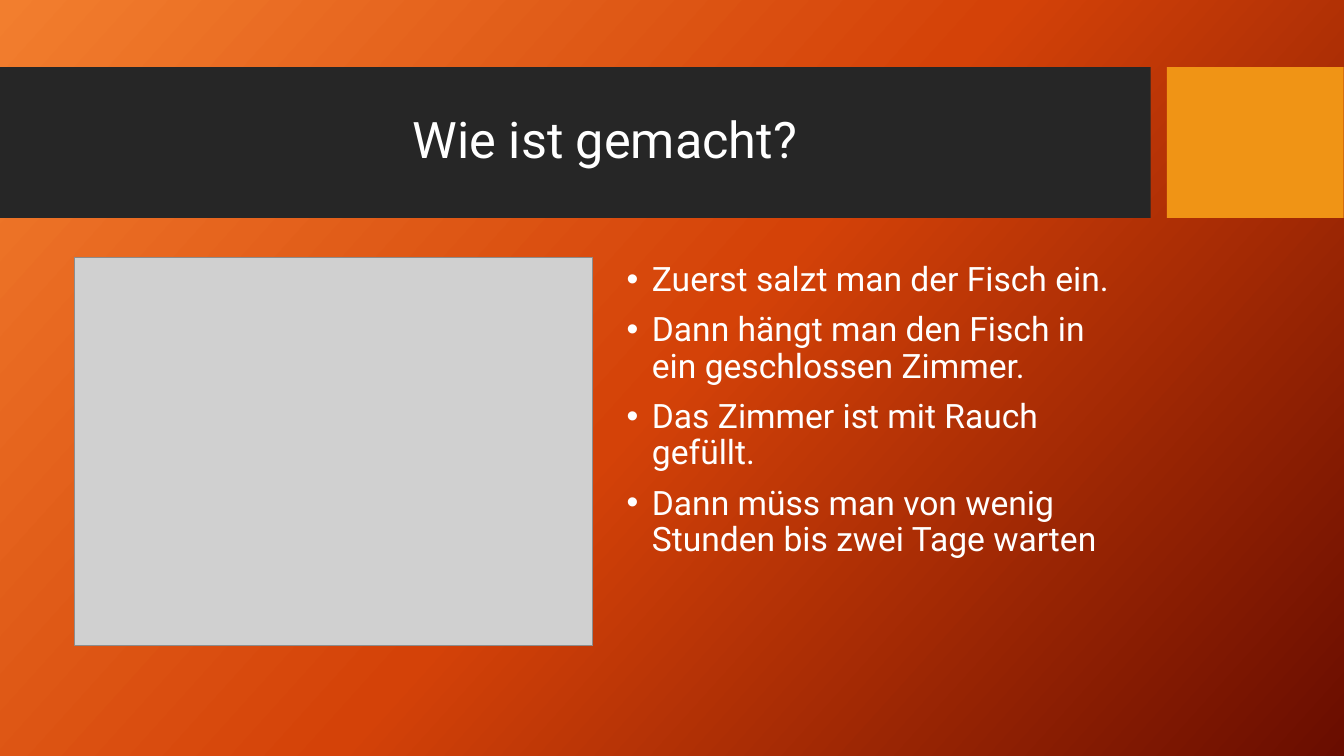
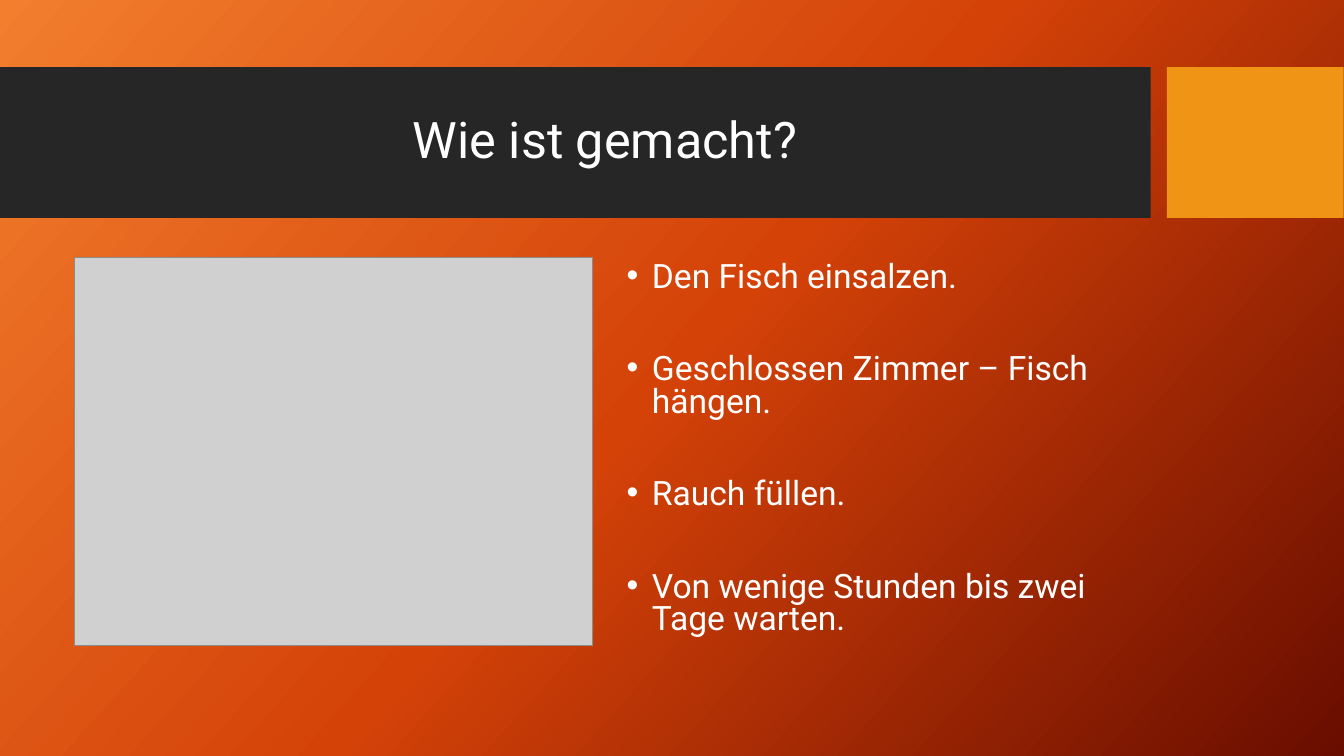
Before and after one commit to ClarkGuilty/2017, a slide deck: slide 4 of otrasMaterias/Präsentation.pptx (slide 5 before the commit). Drawn at 1344x756 pixels with LibreOffice and Linux fonts; fonts in the diff are those of the drawing; grey boxes stand for pictures; background and template pictures are left out. Boxes give left, top, right and bottom in pixels: in the first picture for what was removed or moved away, otherwise in the second. Text is boxed around its words. In the diff, an @@ line names an element or a change of style, - is before the commit and + after.

```diff
--- a/otrasMaterias/Präsentation.pptx
+++ b/otrasMaterias/Präsentation.pptx
@@ text at bbox=[652, 262, 1088, 637]: text changed @@
-• Zuerst salzt man der Fisch ein.
-• Dann hängt man den Fisch in ein geschlossen Zimmer.
-• Das Zimmer ist mit Rauch gefüllt.
-• Dann müss man von wenig Stunden bis zwei Tage warten
+• Den Fisch einsalzen.
+• Geschlossen Zimmer – Fisch hängen.
+• Rauch füllen.
+• Von wenige Stunden bis zwei Tage warten.
```
Also in this commit, not shown: 3 other slides changed, 1 slide removed, 7 other files.
